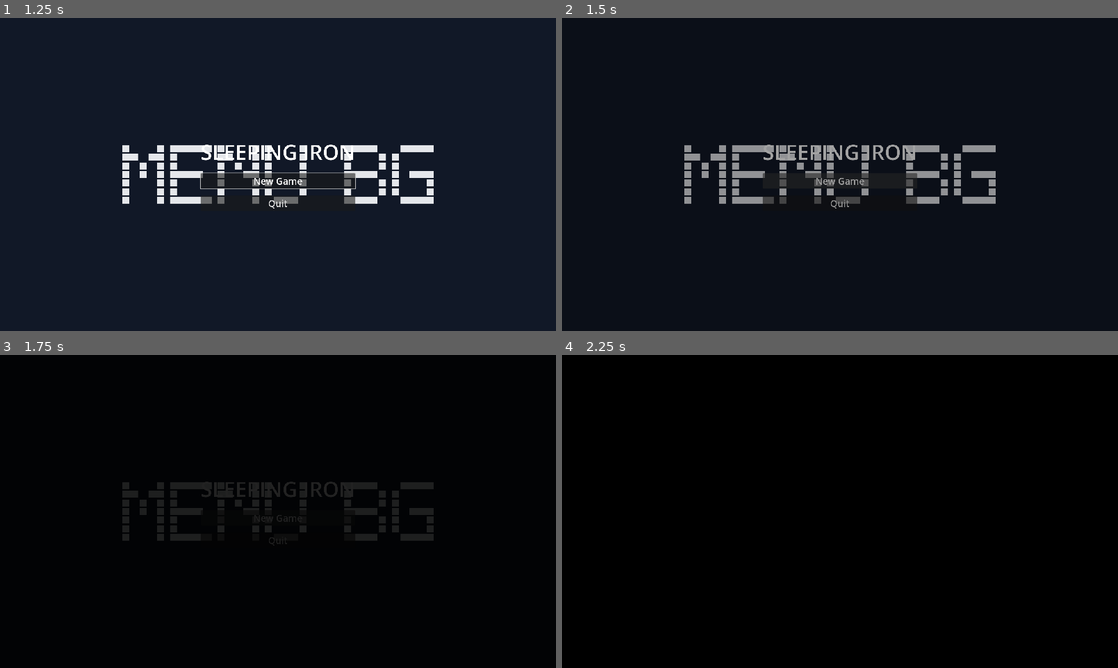
Above: before the commit, frames 1-4 (two rows, left to right).
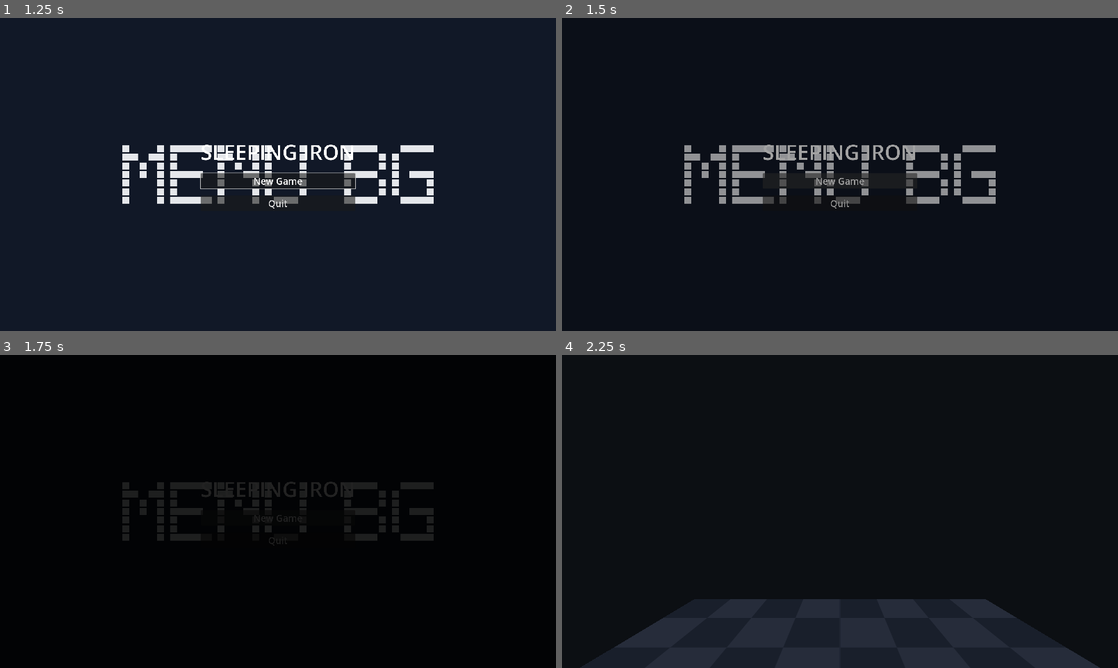
Above: after the commit, the same moments.

Repository: AJun01/godot-HD-SleepingIron
Game: Godot game, scene res://scenes/boot.tscn
Same seed, same stepped clock (60 frames per second), same inputs: the game is played once before the commit and once after it.
Inputs (mouse positions are in pixels of both pictures, inside the frame that each line leads up to):
- Up to frame 1 (1.25 s): hold D (move_right) from 0.53 s (still down)
- Up to frame 2 (1.5 s): release D (move_right) at 1.25 s; click "New Game" at 1.25 s
- Up to frame 3 (1.75 s): no input
- Up to frame 4 (2.25 s): click (840, 517) at 2 s, where only the run before the commit has a clickable "New Game"

Frames 1-3 are identical in both runs. In frame 4, 16% of the frame differs, in the area x 3-97%, y 78-100%.

Commit message:
fix(game-skeleton): reconcile chapter stage path to canonical chapter.tscn

Diff:
--- a/resources/flow_config.tres
+++ b/resources/flow_config.tres
@@ -11,7 +11,7 @@
 [sub_resource type="Resource" id="FlowStage_chapter"]
 script = ExtResource("2")
 id = &"chapter"
-scene_path = "res://scenes/world/chapter_01.tscn"
+scene_path = "res://scenes/world/chapter.tscn"
 
 [resource]
 script = ExtResource("1")
Not shown, changed: docs/sdd/artifacts/game-skeleton.yml
